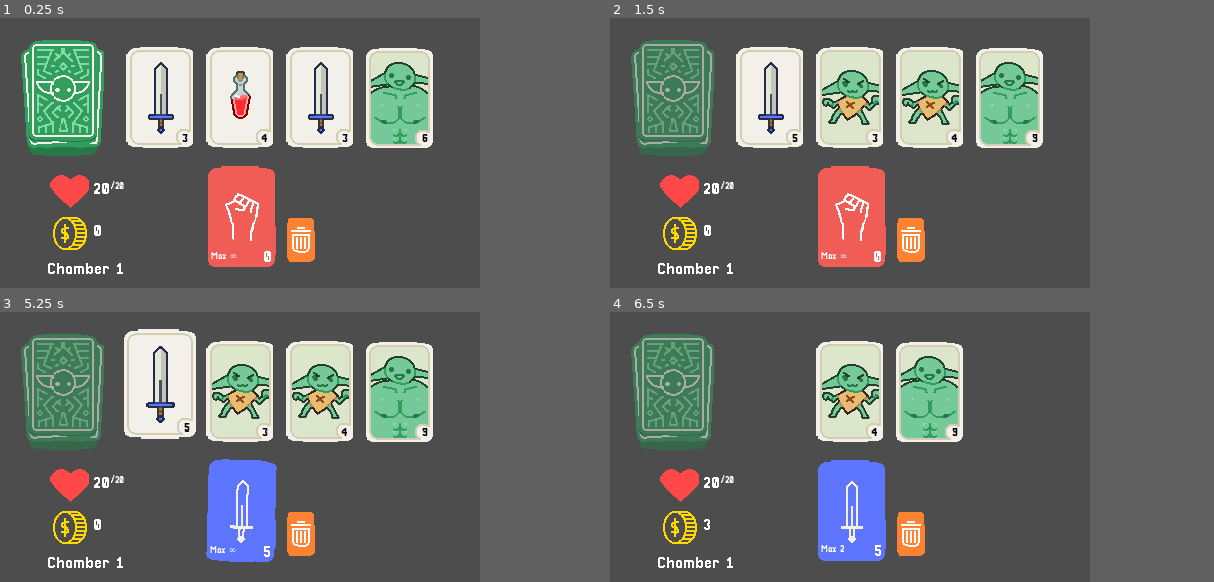
Above: before the commit, frames 1-4 (two rows, left to right).
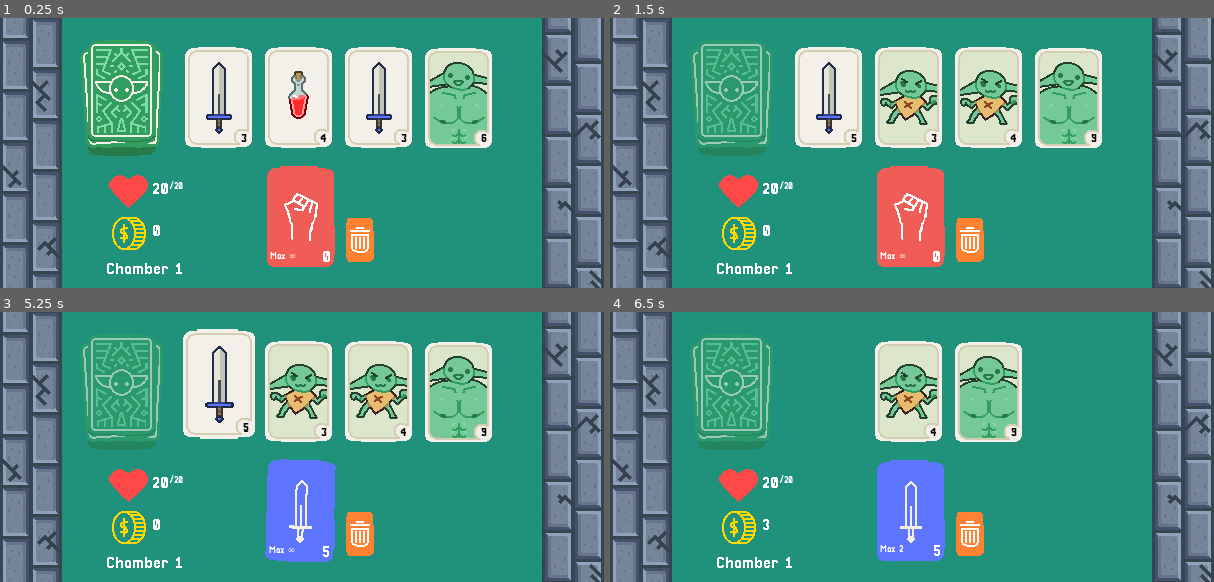
Above: after the commit, the same moments.

Repository: galo-01/exitTheDungeon
Game: Godot game, scene res://Scenes/Room1.tscn
Two runs of this game, one before a commit and one after it. Both use one fixed random seed, a clock stepped at 60 frames per second and the inputs below. Before the commit the project starts from res://Scenes/Test_1.tscn.
Inputs (mouse positions are in pixels of both pictures, inside the frame that each line leads up to; where the layout moved, square brackets give the same spot in the first picture):
- Up to frame 1 (0.25 s): no input
- Up to frame 2 (1.5 s): click (706, 96) [670, 96] at 0.5 s; click (893, 239) [912, 239] at 1.25 s
- Up to frame 3 (5.25 s): click (96, 390) [60, 390] at 2 s; click (283, 533) [302, 533] at 2.75 s; click (96, 390) [60, 390] at 3.5 s; click (283, 533) [302, 533] at 4.25 s; tap Enter at 5 s; move the mouse to (157, 393) at 5.02 s; click (157, 393) at 5.17 s
- Up to frame 4 (6.5 s): move the mouse to (809, 393) at 5.77 s; click (809, 393) at 5.92 s
The window is 480x270 before the commit and 604x270 after it. Grey fills any space a smaller window leaves; there, only what the larger window draws over its background counts as a difference.

The runs differ from the first frame. In frame 1, 83% of the frame differs, in the area x 0-100%, y 0-100%; in frame 2, 86%; in frame 3, 86%; in frame 4, 87%.

Commit message:
Starting full delevepment. Fixed issues related to the mobile export taking damage twice. Also changed the screen size to be longer (604x270)

Diff:
--- a/exitthedungeon/Code/card management/card.gd
+++ b/exitthedungeon/Code/card management/card.gd
@@ -23,9 +23,6 @@
 	LevelLabel.text = str(card_object.level)
 	$Animator.play('idle')
 
-	print(card_object.level)
-	print(card_object.data.type)
-
 
 
 # ---------------------------------------------------------------- Click
@@ -38,6 +35,7 @@
 		on_pressed()
 	elif event is InputEventScreenTouch and event.pressed:
 		on_pressed()
+
 
 func on_pressed():
 	match card_object.data.type:
@@ -54,7 +52,7 @@
 	if (Global.player_max_weapon_damage >= card_object.level): # If weapon can kill card (weapon_max_level)
 		is_locked = true # lock card
 		# 1) get damaged and get coins
-		Global.attack(card_object.level)
+		Global.select_card('attack',card_object.level)
 		# 2) show card animation
 		$Animator.play("die")
 		await $Animator.animation_finished
@@ -63,8 +61,9 @@
 
 func grab_weapon():
 	is_locked = true # lock card
+
 	#1) Get Weapon
-	Global.grab_weapon(card_object.level)
+	Global.select_card('grab_weapon',card_object.level)
 
 	#2) Show animation
 	$Animator.play("grab")
@@ -76,7 +75,7 @@
 func take_potion():
 	is_locked = true # lock card
 	#1) Heal
-	Global.take_potion(card_object.level)
+	Global.select_card('take_potion',card_object.level)
 
 	#2) Show card animation
 	$Animator.play("grab")
@@ -84,8 +83,6 @@
 
 	#3) be deleted by parent
 	request_remove.emit(card_object)
-
-
 
 
 
--- a/exitthedungeon/Code/card management/card_manager.gd
+++ b/exitthedungeon/Code/card management/card_manager.gd
@@ -12,6 +12,7 @@
 var deck_set_size = 8
 
 func _ready() -> void:
+	Global.CardManagerNode = self
 	fill_deck(deck_set_size)
 	add_cards_to_table(4)
 
@@ -49,9 +50,9 @@
 	Global.deck.shuffle()
 
 
-
 func next_set_of_cards():
 	Global.redraw_token = 1
+	Global.can_redraw = true
 	#show redraw button
 	$ChangeCards/Sprite.modulate = Color("ffffff")
 
@@ -63,21 +64,26 @@
 
 
 func redraw_cards():
-	if Global.redraw_token > 0 and Global.table_cards.size() == 4:
+	if Global.table_cards.size() == 4 and Global.can_redraw:
+
 		Global.redraw_token -= 1
+
+		if Global.redraw_token < 1:
+			Global.can_redraw = false
+
 
 		# Return cards con table_cards to the deck
 		for card in Global.table_cards:
 			Global.deck.append(card)
 		Global.table_cards.clear()
 
-		# 2) limpiar la vista
+		# 2) clean cards
 		await CardContainer.clear_cards()
 
 		add_cards_to_table(4)
 
 		#hide redraw button
-		$ChangeCards/Sprite.modulate = Color("ffffff93")
+		lock_redraw_button()
 
 
 func add_cards_to_table(num: int):
@@ -85,18 +91,18 @@
 		if Global.deck.is_empty():
 			break
 
-		# 1) sacar la primera carta del deck
+		# 1) get first card from deck
 		var card_obj = Global.deck.pop_front()
 
-		# 2) modelo
+		# 2) model
 		Global.table_cards.append(card_obj)
 
-		# 3) vista
+		# 3) show
 		var card_instance = Card.instantiate()
 		CardContainer.add_card(card_instance)
 		card_instance.set_card(card_obj)
 
-	print("There are ", Global.deck.size(), " cards left")
+
 	CardContainer.layout_cards()
 
 
@@ -106,6 +112,10 @@
 		next_set_of_cards()
 
 
+func lock_redraw_button():
+	$ChangeCards/Sprite.modulate = Color("ffffff93")
+
+
 
 # ----------------------------------------------------- Button
 
--- a/exitthedungeon/Code/card management/cards_container.gd
+++ b/exitthedungeon/Code/card management/cards_container.gd
@@ -38,7 +38,6 @@
 	await get_tree().process_frame
 	layout_cards()
 
-	print(Global.table_cards)
 
 func clear_cards():
 	for card_node in get_children():
--- a/exitthedungeon/Code/global.gd
+++ b/exitthedungeon/Code/global.gd
@@ -1,14 +1,12 @@
 extends Node
 
+var HeroNode: Node = null
+var CardManagerNode: Node = null
 
 ## ORIGINAL SCREEN SIZE 270x480
 
 ## now points to  SIZE 270x604
 
-
-
-
-var HeroNode: Node = null
 
 var player_health = 20
 var player_coins = 0
@@ -17,6 +15,7 @@
 var player_max_weapon_damage = 999
 
 var redraw_token = 1
+var can_redraw = true
 
 var chamber = 0
 
@@ -28,6 +27,19 @@
 var table_cards = []
 
 # ------------------------------------------------------------- CARD ACTIONS
+
+func select_card(action:String,level:int):
+	can_redraw = false
+	CardManagerNode.lock_redraw_button()
+
+	if action == 'attack':
+		attack(level)
+	elif action == 'grab_weapon':
+		grab_weapon(level)
+	elif action == 'take_potion':
+		take_potion(level)
+
+
 
 func attack(damage_level):
 	var damage = max(damage_level - player_weapon_level, 0)
@@ -43,6 +55,7 @@
 		HeroNode.discard_weapon()
 
 	HeroNode.attack()
+
 
 func damage_player(damage):
 	player_health -= damage
--- a/exitthedungeon/Scenes/Test_1.tscn
+++ b/exitthedungeon/Scenes/Room1.tscn
@@ -1,31 +1,32 @@
-[gd_scene load_steps=30 format=3 uid="uid://b28wgg8vsvahw"]
-
-[ext_resource type="PackedScene" uid="uid://cv2trkxduoqww" path="res://Scenes/Card.tscn" id="1_ac6jj"]
-[ext_resource type="Script" path="res://Code/card management/card_manager.gd" id="1_c3chp"]
-[ext_resource type="Script" path="res://Code/hero.gd" id="2_bja64"]
-[ext_resource type="Texture2D" uid="uid://qyonxvr620xd" path="res://Sprites/healthIcon1.png" id="2_txy4r"]
-[ext_resource type="Script" path="res://Code/card management/cards_container.gd" id="3_1dfm8"]
-[ext_resource type="Script" path="res://Code/card management/cardData.gd" id="3_eu5ir"]
-[ext_resource type="Resource" uid="uid://dxy00cbymskb2" path="res://Scenes/Tres/goblins/goblin.tres" id="4_itb8f"]
-[ext_resource type="Resource" uid="uid://br24ajl6f7fku" path="res://Scenes/Tres/goblins/goblin_warrior.tres" id="5_j57oy"]
-[ext_resource type="Resource" uid="uid://deohwbgeuac4g" path="res://Scenes/Tres/items/potion_mayor.tres" id="6_5vg4t"]
-[ext_resource type="LabelSettings" uid="uid://kfihbm5bi7c3" path="res://Sprites/Label Settings/label1_normal.tres" id="6_bo4sg"]
-[ext_resource type="LabelSettings" uid="uid://cg46jtso5i2j3" path="res://Sprites/Label Settings/label2_small.tres" id="7_4sdm5"]
-[ext_resource type="Texture2D" uid="uid://bvwblna6aqlye" path="res://Sprites/handCard.png" id="7_d8wla"]
-[ext_resource type="Resource" uid="uid://d3jhioa2lghyn" path="res://Scenes/Tres/items/potion_minor.tres" id="7_jpl1b"]
-[ext_resource type="Resource" uid="uid://cn7xin2cd04il" path="res://Scenes/Tres/weapons/sword.tres" id="8_i5ld5"]
-[ext_resource type="Texture2D" uid="uid://hlte2rb60wek" path="res://Sprites/coinIcon1.png" id="8_j8ma8"]
-[ext_resource type="Texture2D" uid="uid://bi7036lw0nhbg" path="res://Sprites/discardButton1.png" id="9_fnpkm"]
-[ext_resource type="Texture2D" uid="uid://ctw05jmnlw0o6" path="res://Sprites/goblinDeck.png" id="10_nnnxa"]
-[ext_resource type="FontFile" uid="uid://ddrqayj60ofpt" path="res://Sprites/Fonts/Pixellari.ttf" id="12_dlmhk"]
-[ext_resource type="Texture2D" uid="uid://db41vk56eqacp" path="res://Sprites/Cards/card_goblin1.png" id="13_afjmj"]
+[gd_scene load_steps=31 format=3 uid="uid://b28wgg8vsvahw"]
+
+[ext_resource type="Texture2D" uid="uid://borhlobpr3hb1" path="res://Sprites/Ui/backgrounds/background1.png" id="1_238j6"]
+[ext_resource type="Script" path="res://Code/card management/card_manager.gd" id="2_bofxm"]
+[ext_resource type="PackedScene" uid="uid://cv2trkxduoqww" path="res://Scenes/Card.tscn" id="3_018gt"]
+[ext_resource type="Script" path="res://Code/card management/cardData.gd" id="4_jd6uk"]
+[ext_resource type="Resource" uid="uid://dxy00cbymskb2" path="res://Scenes/Tres/goblins/goblin.tres" id="5_bhg1t"]
+[ext_resource type="Resource" uid="uid://br24ajl6f7fku" path="res://Scenes/Tres/goblins/goblin_warrior.tres" id="6_2nu6a"]
+[ext_resource type="Resource" uid="uid://deohwbgeuac4g" path="res://Scenes/Tres/items/potion_mayor.tres" id="7_2o4vw"]
+[ext_resource type="Resource" uid="uid://d3jhioa2lghyn" path="res://Scenes/Tres/items/potion_minor.tres" id="8_gjgs3"]
+[ext_resource type="Resource" uid="uid://cn7xin2cd04il" path="res://Scenes/Tres/weapons/sword.tres" id="9_7saew"]
+[ext_resource type="Script" path="res://Code/card management/cards_container.gd" id="10_846in"]
+[ext_resource type="Texture2D" uid="uid://ctw05jmnlw0o6" path="res://Sprites/goblinDeck.png" id="11_fuvib"]
+[ext_resource type="Script" path="res://Code/hero.gd" id="12_suwto"]
+[ext_resource type="FontFile" uid="uid://ddrqayj60ofpt" path="res://Sprites/Fonts/Pixellari.ttf" id="13_0nl1w"]
+[ext_resource type="Texture2D" uid="uid://db41vk56eqacp" path="res://Sprites/Cards/card_goblin1.png" id="14_sajgo"]
+[ext_resource type="LabelSettings" uid="uid://kfihbm5bi7c3" path="res://Sprites/Label Settings/label1_normal.tres" id="15_3b7ed"]
+[ext_resource type="Texture2D" uid="uid://qyonxvr620xd" path="res://Sprites/Ui/healthIcon1.png" id="16_a74mm"]
+[ext_resource type="LabelSettings" uid="uid://cg46jtso5i2j3" path="res://Sprites/Label Settings/label2_small.tres" id="17_xh3lr"]
+[ext_resource type="Texture2D" uid="uid://hlte2rb60wek" path="res://Sprites/Ui/coinIcon1.png" id="18_evwq5"]
+[ext_resource type="Texture2D" uid="uid://bvwblna6aqlye" path="res://Sprites/handCard.png" id="19_1knhi"]
+[ext_resource type="Texture2D" uid="uid://bi7036lw0nhbg" path="res://Sprites/Ui/buttons/discardButton1.png" id="20_jomq7"]
 
 [sub_resource type="LabelSettings" id="LabelSettings_bkspt"]
-font = ExtResource("12_dlmhk")
+font = ExtResource("13_0nl1w")
 font_size = 80
 
 [sub_resource type="LabelSettings" id="LabelSettings_hpes4"]
-font = ExtResource("12_dlmhk")
+font = ExtResource("13_0nl1w")
 font_size = 29
 
 [sub_resource type="Animation" id="Animation_nyeme"]
@@ -233,16 +234,22 @@
 "idle": SubResource("Animation_bgy5b")
 }
 
-[node name="Test1" type="Node2D"]
+[node name="Room1" type="Node2D"]
+
+[node name="Background" type="TextureRect" parent="."]
+offset_right = 604.0
+offset_bottom = 270.0
+texture = ExtResource("1_238j6")
 
 [node name="CardManager" type="Node2D" parent="."]
-script = ExtResource("1_c3chp")
-Card = ExtResource("1_ac6jj")
-cards_pool = Array[ExtResource("3_eu5ir")]([ExtResource("4_itb8f"), ExtResource("5_j57oy"), ExtResource("6_5vg4t"), ExtResource("7_jpl1b"), ExtResource("8_i5ld5")])
+position = Vector2(59, 0)
+script = ExtResource("2_bofxm")
+Card = ExtResource("3_018gt")
+cards_pool = Array[ExtResource("4_jd6uk")]([ExtResource("5_bhg1t"), ExtResource("6_2nu6a"), ExtResource("7_2o4vw"), ExtResource("8_gjgs3"), ExtResource("9_7saew")])
 
 [node name="CardsContainer" type="Node2D" parent="CardManager"]
 position = Vector2(246, 32)
-script = ExtResource("3_1dfm8")
+script = ExtResource("10_846in")
 
 [node name="Timer" type="Timer" parent="CardManager"]
 wait_time = 10.0
@@ -259,11 +266,11 @@
 
 [node name="Sprite" type="Sprite2D" parent="CardManager/ChangeCards"]
 position = Vector2(36, 54)
-texture = ExtResource("10_nnnxa")
+texture = ExtResource("11_fuvib")
 
 [node name="You" type="Node2D" parent="."]
-position = Vector2(24, 150)
-script = ExtResource("2_bja64")
+position = Vector2(83, 150)
+script = ExtResource("12_suwto")
 
 [node name="GameOver" type="Node2D" parent="You"]
 visible = false
@@ -304,14 +311,14 @@
 offset_right = 63.0
 offset_bottom = 13.0
 text = "Chamber 1"
-label_settings = ExtResource("6_bo4sg")
+label_settings = ExtResource("15_3b7ed")
 
 [node name="Health" type="Node2D" parent="You"]
 position = Vector2(46, 24)
 metadata/_edit_group_ = true
 
 [node name="Heart" type="Sprite2D" parent="You/Health"]
-texture = ExtResource("2_txy4r")
+texture = ExtResource("16_a74mm")
 
 [node name="CurrentHealth" type="Label" parent="You/Health"]
 offset_left = 23.0
@@ -338,7 +345,7 @@
 position = Vector2(46, 66)
 
 [node name="Coin" type="Sprite2D" parent="You/Money"]
-texture = ExtResource("8_j8ma8")
+texture = ExtResource("18_evwq5")
 
 [node name="CurrentCoins" type="Label" parent="You/Money"]
 offset_left = 23.0
@@ -384,7 +391,7 @@
 offset_top = 51.0
 offset_right = 154.0
 offset_bottom = 95.0
-texture_normal = ExtResource("9_fnpkm")
+texture_normal = ExtResource("20_jomq7")
 
 [connection signal="timeout" from="CardManager/Timer" to="CardManager" method="_on_timer_timeout"]
 [connection signal="button_up" from="CardManager/ChangeCards" to="CardManager" method="_on_change_cards_button_up"]
--- a/exitthedungeon/project.godot
+++ b/exitthedungeon/project.godot
@@ -11,9 +11,9 @@
 [application]
 
 config/name="ExitTheDungeon"
-run/main_scene="res://Scenes/Test_1.tscn"
+run/main_scene="res://Scenes/Room1.tscn"
 config/features=PackedStringArray("4.3", "Mobile")
-config/icon="res://Sprites/icon.png"
+config/icon="res://icon.png"
 
 [autoload]
 
@@ -21,7 +21,7 @@
 
 [display]
 
-window/size/viewport_width=480
+window/size/viewport_width=604
 window/size/viewport_height=270
 window/stretch/mode="canvas_items"
 
Not shown: 6 places in exitthedungeon/Scenes/Room1.tscn that only renumber resources
Binary file added: exitthedungeon/Sprites/Ui/backgrounds/background1.png
Not shown, changed: exitthedungeon/Sprites/Ui/backgrounds/background1.png.import
Renamed: exitthedungeon/Sprites/discardButton1.png -> exitthedungeon/Sprites/Ui/buttons/discardButton1.png
Not shown, changed: exitthedungeon/Sprites/Ui/buttons/discardButton1.png.import
Renamed: exitthedungeon/Sprites/coinIcon1.png -> exitthedungeon/Sprites/Ui/coinIcon1.png
Not shown, changed: exitthedungeon/Sprites/Ui/coinIcon1.png.import
Renamed: exitthedungeon/Sprites/healthIcon1.png -> exitthedungeon/Sprites/Ui/healthIcon1.png
Not shown, changed: exitthedungeon/Sprites/Ui/healthIcon1.png.import
Binary file removed: exitthedungeon/Sprites/cards1.png
Binary file removed: exitthedungeon/Sprites/changeCardsButton1.png
Not shown, removed: exitthedungeon/Sprites/changeCardsButton1.png.import
(and 6 more such lines)
